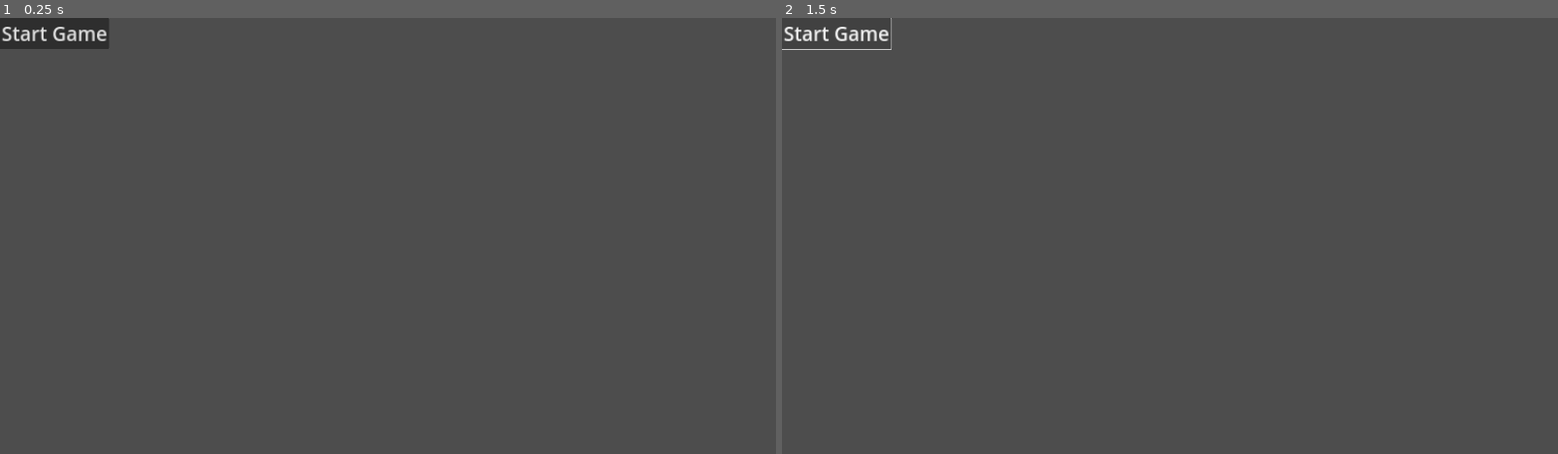
Above: before the commit, frames 1-2 (left to right).
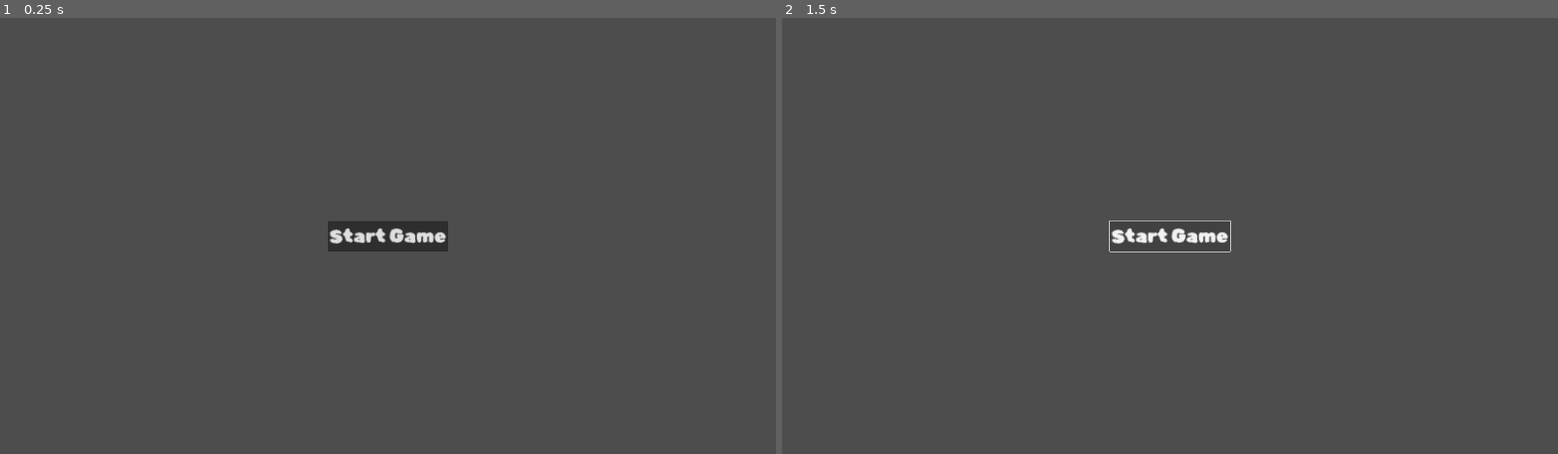
Above: after the commit, the same moments.

Repository: ElQDuck/guinea-piggies
Game: Godot game, scene res://scenes/start_screen.tscn
Same seed, same stepped clock (60 frames per second), same inputs: the game is played once before the commit and once after it. This scene is started directly instead of the project's main scene.
Inputs:
- Up to frame 1 (0.25 s): no input
- Up to frame 2 (1.5 s): click "Start Game" at 0.5 s; click "Start Game" at 1.25 s

The runs differ from the first frame. In frame 1, 1.9% of the frame differs, in the area x 0-58%, y 0-54%; in frame 2, 0.7%.

Commit message:
feat: add fonts

Diff:
--- a/scenes/start_screen.tscn
+++ b/scenes/start_screen.tscn
@@ -17,7 +17,16 @@
 grow_vertical = 2
 
 [node name="Button" type="Button" parent="."]
-layout_mode = 0
-offset_right = 8.0
-offset_bottom = 8.0
+layout_mode = 1
+anchors_preset = 8
+anchor_left = 0.5
+anchor_top = 0.5
+anchor_right = 0.5
+anchor_bottom = 0.5
+offset_left = -135.0
+offset_top = -37.5
+offset_right = 135.0
+offset_bottom = 37.5
+grow_horizontal = 2
+grow_vertical = 2
 text = "Start Game"
--- a/themes/main_theme.tres
+++ b/themes/main_theme.tres
@@ -1,8 +1,13 @@
-[gd_resource type="Theme" format=3 uid="uid://coh1hpb85ikuu"]
+[gd_resource type="Theme" load_steps=2 format=3 uid="uid://coh1hpb85ikuu"]
+
+[ext_resource type="FontFile" uid="uid://bgejhiangff2e" path="res://assets/fonts/Rubik_Bubbles/RubikBubbles-Regular.ttf" id="1_y4xsd"]
 
 [resource]
 Button/font_sizes/font_size = 48
+Button/fonts/font = ExtResource("1_y4xsd")
 Label/font_sizes/font_size = 48
+Label/fonts/font = ExtResource("1_y4xsd")
+LineEdit/fonts/font = ExtResource("1_y4xsd")
 MarginContainer/constants/margin_bottom = 8
 MarginContainer/constants/margin_left = 8
 MarginContainer/constants/margin_right = 8
Binary file added: assets/fonts/Cherry_Bomb_One/CherryBombOne-Regular.ttf
Not shown, added: assets/fonts/Cherry_Bomb_One/CherryBombOne-Regular.ttf.import
Not shown, added: assets/fonts/Cherry_Bomb_One/OFL.txt
Not shown, added: assets/fonts/Rubik_Bubbles/OFL.txt
Binary file added: assets/fonts/Rubik_Bubbles/RubikBubbles-Regular.ttf
Not shown, added: assets/fonts/Rubik_Bubbles/RubikBubbles-Regular.ttf.import
